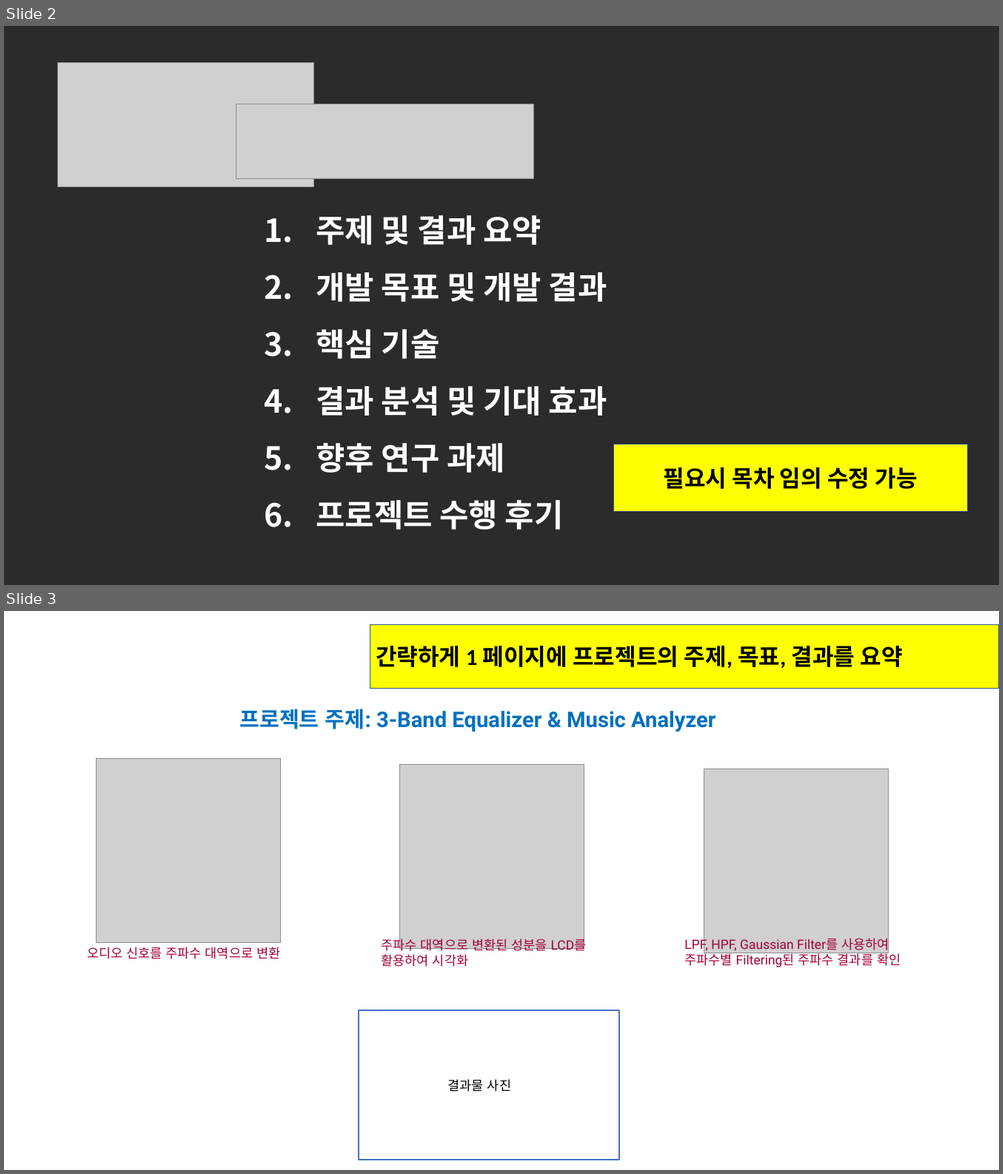
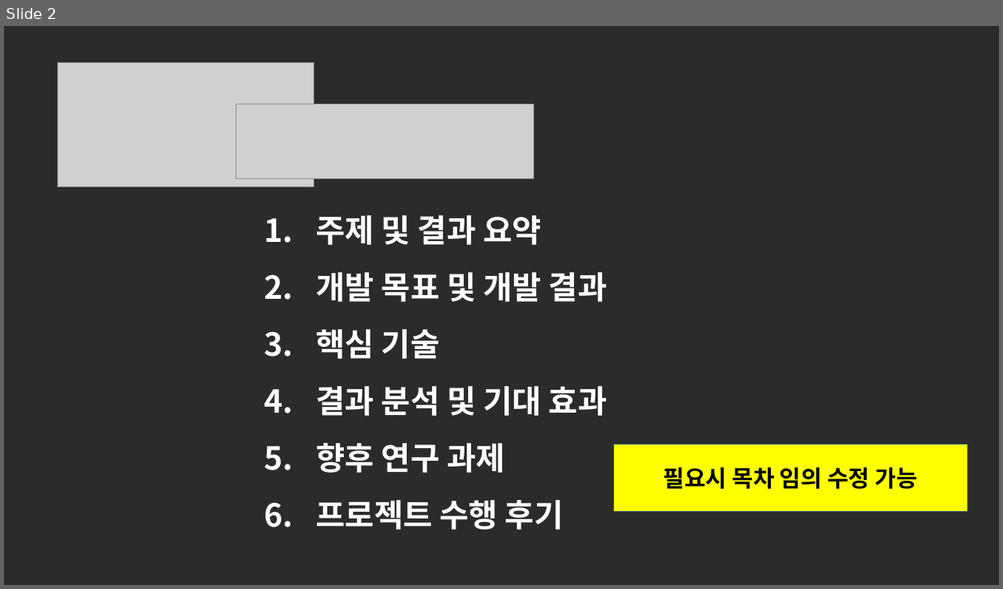
Before and after one commit to DawoonJang/custom_rtos_stm32f103, a slide deck: report/LG_부트캠프_08기_C반_결과보고서(1팀).pptx. Shown one above the other, each under a label of ours: slides 2 and 3 before the commit, slide 2 after it. The pictures are 1003x1174 and 1003x589 pixels, drawn with LibreOffice and Linux fonts; fonts in the diff are those of the drawing; grey boxes stand for pictures; background and template pictures are left out; a plain dark background stands for a picture behind light text. Boxes give left, top, right and bottom in pixels: in the first picture for what was removed or moved away, otherwise in the second. Text is boxed around its words. In the diff, an @@ line names an element or a change of style, - is before the commit and + after.

```diff
--- a/report/LG_부트캠프_08기_C반_결과보고서(1팀).pptx
+++ b/report/LG_부트캠프_08기_C반_결과보고서(1팀).pptx
@@ slide 3 removed at bbox=[4, 611, 999, 1170], background picture (left out) @@
@@ text removed at bbox=[20, 624, 819, 679] @@
-1. 주제 및 결과 요약
@@ rectangle removed at bbox=[370, 624, 999, 688] @@
@@ text removed at bbox=[375, 646, 902, 668] @@
-간략하게 1 페이지에 프로젝트의 주제, 목표, 결과를 요약
@@ text removed at bbox=[239, 709, 715, 732] @@
-프로젝트 주제: 3-Band Equalizer & Music Analyzer
@@ group removed at bbox=[87, 758, 900, 968]: 3 pictures, 3 texts @@
-오디오 신호를 주파수 대역으로 변환
-LPF, HPF, Gaussian Filter를 사용하여
-주파수별 Filtering된 주파수 결과를 확인
-주파수 대역으로 변환된 성분을 LCD를 활용하여 시각화
@@ rectangle removed at bbox=[358, 1011, 619, 1160] @@
@@ text removed at bbox=[448, 1079, 511, 1092] @@
-결과물 사진
```
Also in this commit, not shown: 9 slides changed, 7 slides added, 1 other slide removed.
